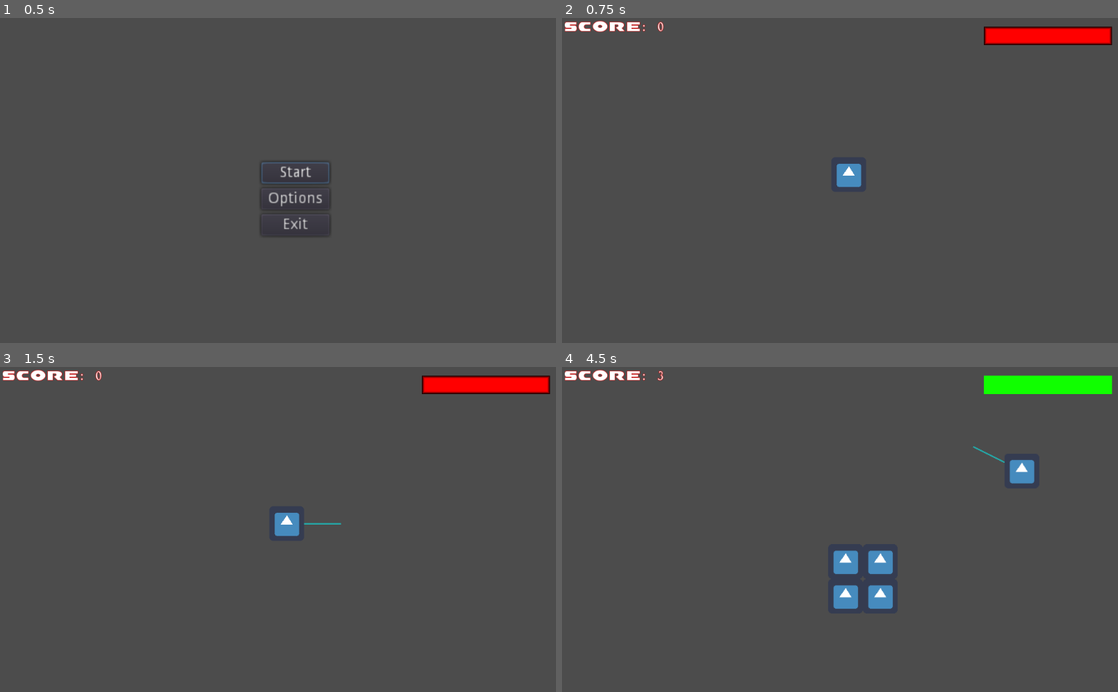
Above: before the commit, frames 1-4 (two rows, left to right).
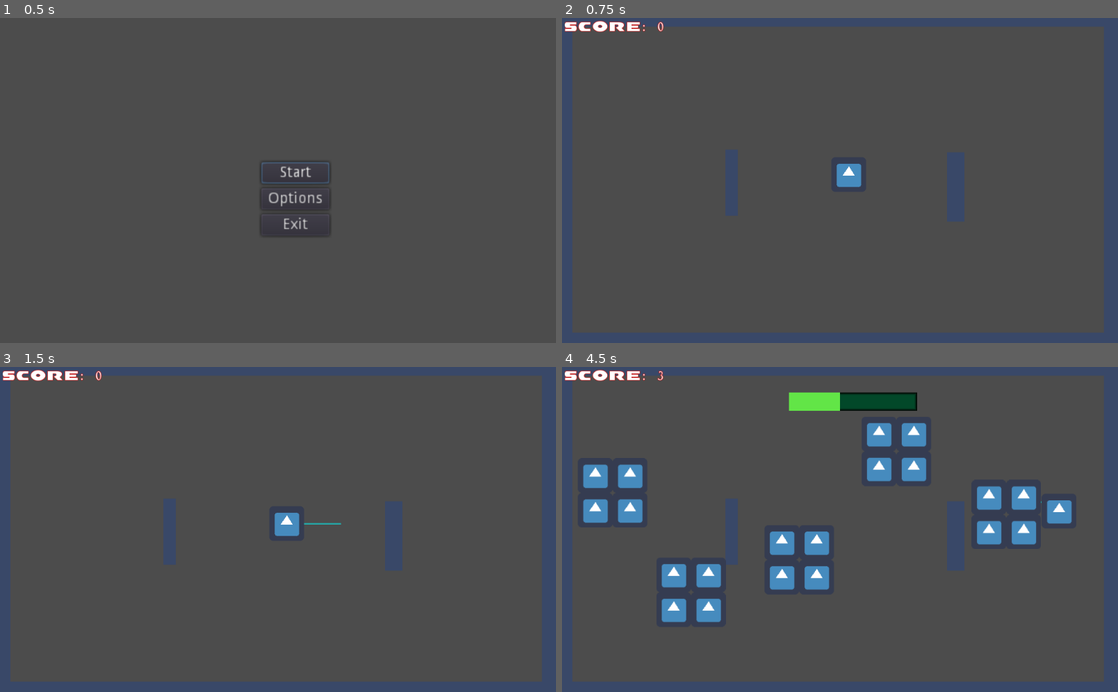
Above: after the commit, the same moments.

Repository: csweet22/FamilyFeud
Game: Godot game, scene res://Main_Menu.tscn
Same seed, same stepped clock (60 frames per second), same inputs: the game is played once before the commit and once after it. The engine's default icon, where the game draws it, is replaced by a stand-in: a white triangle on a blue panel in a dark square.
Inputs:
- Up to frame 1 (0.5 s): no input
- Up to frame 2 (0.75 s): click "Start" at 0.5 s
- Up to frame 3 (1.5 s): tap Enter at 1.25 s; hold D (move_right) from 1.28 s (still down); hold Space (dash) from 1.28 s (still down)
- Up to frame 4 (4.5 s): release D (move_right) at 2.03 s; release Space (dash) at 2.03 s; hold S (move_down) 2.03-2.78 s; tap 1 at 2.1 s; hold D (move_right) 2.78-3.53 s; hold 2 2.78-3.53 s; hold W (move_up) 3.53-4.28 s; tap 3 at 3.6 s; hold A (move_left) from 4.28 s (still down); hold 4 from 4.28 s (still down)

Frame 1 is identical in both runs. In frame 2, 12% of the frame differs, in the area x 0-100%, y 0-100%; in frame 3, 12%; in frame 4, 22%.

Commit message:
t

Diff:
--- a/GameManager.gd
+++ b/GameManager.gd
@@ -1,5 +1,9 @@
 extends Node
 
+onready var fg_col: StyleBoxFlat = $ProgressBar.get_stylebox("fg")
+onready var bg_col: StyleBoxFlat = $ProgressBar.get_stylebox("bg")
+
+var quads_alive = 0
 
 var s = 0
 var prog_time = 0
@@ -30,12 +34,19 @@
 
 func _quad_was_broken():
 	print("quad broken!")
+	quads_alive -= 1
 	Singleton.score += 600
-	$ProgressBar/ProgressTime.stop()
+	if quads_alive == 0:
+		$ProgressBar/ProgressTime.stop()
+		$ProgressBar.visible = false
+
 
 func _object_became_quad():
+	quads_alive += 1
+	$ProgressBar.visible = true
 	print("an obj has become quad!")
-	$ProgressBar/ProgressTime.start()
+	if $ProgressBar/ProgressTime.time_left == 0:
+		$ProgressBar/ProgressTime.start()
 
 
 func _on_ProgressTime_timeout():
--- a/GameManager.tscn
+++ b/GameManager.tscn
@@ -10,10 +10,10 @@
 font_data = ExtResource( 2 )
 
 [sub_resource type="StyleBoxFlat" id=3]
-bg_color = Color( 0.0666667, 1, 0, 1 )
+bg_color = Color( 0.388235, 0.901961, 0.282353, 1 )
 
 [sub_resource type="StyleBoxFlat" id=4]
-bg_color = Color( 1, 0, 0, 1 )
+bg_color = Color( 0.0117647, 0.286275, 0.164706, 1 )
 border_width_left = 5
 border_width_top = 5
 border_width_right = 5
@@ -35,10 +35,11 @@
 autostart = true
 
 [node name="ProgressBar" type="ProgressBar" parent="."]
-margin_left = 777.0
-margin_top = 16.0
-margin_right = 1013.0
-margin_bottom = 50.0
+visible = false
+margin_left = 418.0
+margin_top = 47.0
+margin_right = 654.0
+margin_bottom = 81.0
 custom_styles/fg = SubResource( 3 )
 custom_styles/bg = SubResource( 4 )
 percent_visible = false
--- /dev/null
+++ b/Main.gd
@@ -0,0 +1,36 @@
+extends Node2D
+
+
+# Declare member variables here. Examples:
+# var a = 2
+# var b = "text"
+
+export var properties = [Vector2.ZERO, Vector2.ZERO]
+var object = load("res://Object.tscn")
+
+func _get_property_list():
+	var properties = []
+	# Same as "export(int) var my_property"
+	properties.append({
+		name = "my_property",
+		type = TYPE_INT
+	})
+	return properties
+# Called when the node enters the scene tree for the first time.
+func _ready():
+	pass
+
+
+# Called every frame. 'delta' is the elapsed time since the previous frame.
+#func _process(delta):
+#	pass
+
+
+func _on_StartTimer_timeout():
+	for child in $SpawnPoints.get_children():
+		if child.is_in_group("SpawnPoint"):
+			print("trying to make one")
+			var obj = object.instance()
+			obj.call_deferred("set_single")
+			obj.position = child.position
+			add_child(obj)
--- a/Main.tscn
+++ b/Main.tscn
@@ -1,17 +1,14 @@
 [gd_scene load_steps=4 format=2]
 
-[ext_resource path="res://Object.tscn" type="PackedScene" id=1]
 [ext_resource path="res://Player.tscn" type="PackedScene" id=2]
 [ext_resource path="res://GameManager.tscn" type="PackedScene" id=3]
+[ext_resource path="res://Main.gd" type="Script" id=4]
 
 [node name="Root" type="Node2D"]
+script = ExtResource( 4 )
 __meta__ = {
 "_edit_vertical_guides_": [  ]
 }
-
-[node name="KinematicBody2D8" parent="." instance=ExtResource( 1 )]
-position = Vector2( 836, 472 )
-collision_mask = 6
 
 [node name="Player" parent="." instance=ExtResource( 2 )]
 position = Vector2( 528, 289 )
@@ -34,3 +31,79 @@
 polygon = PoolVector2Array( 320, 230, 317.861, 312.868, 316, 385, 348, 381, 355, 233 )
 
 [node name="GameManager" parent="." groups=["GameManager"] instance=ExtResource( 3 )]
+
+[node name="StartTimer" type="Timer" parent="."]
+one_shot = true
+autostart = true
+
+[node name="SpawnPoints" type="Node2D" parent="."]
+
+[node name="Spawn1" type="Node2D" parent="SpawnPoints" groups=["SpawnPoint"]]
+position = Vector2( 91, 79 )
+
+[node name="Spawn2" type="Node2D" parent="SpawnPoints" groups=["SpawnPoint"]]
+position = Vector2( 252, 85 )
+
+[node name="Spawn3" type="Node2D" parent="SpawnPoints" groups=["SpawnPoint"]]
+position = Vector2( 746, 85 )
+
+[node name="Spawn4" type="Node2D" parent="SpawnPoints" groups=["SpawnPoint"]]
+position = Vector2( 862, 102 )
+
+[node name="Spawn5" type="Node2D" parent="SpawnPoints" groups=["SpawnPoint"]]
+position = Vector2( 88, 497 )
+
+[node name="Spawn6" type="Node2D" parent="SpawnPoints" groups=["SpawnPoint"]]
+position = Vector2( 262, 496 )
+
+[node name="Spawn7" type="Node2D" parent="SpawnPoints" groups=["SpawnPoint"]]
+position = Vector2( 685, 512 )
+
+[node name="Spawn8" type="Node2D" parent="SpawnPoints" groups=["SpawnPoint"]]
+position = Vector2( 897, 476 )
+
+[node name="ColorRect" type="Node2D" parent="."]
+
+[node name="ColorRect" type="ColorRect" parent="ColorRect"]
+margin_left = -16.0
+margin_top = -27.0
+margin_right = 1096.0
+margin_bottom = 16.0
+color = Color( 0.227451, 0.286275, 0.411765, 1 )
+
+[node name="ColorRect3" type="ColorRect" parent="ColorRect"]
+margin_left = -291.0
+margin_top = 12.0
+margin_right = 19.0
+margin_bottom = 608.0
+color = Color( 0.227451, 0.286275, 0.411765, 1 )
+
+[node name="ColorRect4" type="ColorRect" parent="ColorRect"]
+margin_left = 998.0
+margin_top = 2.0
+margin_right = 1308.0
+margin_bottom = 598.0
+color = Color( 0.227451, 0.286275, 0.411765, 1 )
+
+[node name="ColorRect5" type="ColorRect" parent="ColorRect"]
+margin_left = 709.0
+margin_top = 248.0
+margin_right = 741.0
+margin_bottom = 376.0
+color = Color( 0.227451, 0.286275, 0.411765, 1 )
+
+[node name="ColorRect6" type="ColorRect" parent="ColorRect"]
+margin_left = 301.0
+margin_top = 243.0
+margin_right = 324.0
+margin_bottom = 365.0
+color = Color( 0.227451, 0.286275, 0.411765, 1 )
+
+[node name="ColorRect2" type="ColorRect" parent="ColorRect"]
+margin_left = -39.0
+margin_top = 581.0
+margin_right = 1073.0
+margin_bottom = 624.0
+color = Color( 0.227451, 0.286275, 0.411765, 1 )
+
+[connection signal="timeout" from="StartTimer" to="." method="_on_StartTimer_timeout"]
Not shown, added: export_presets.cfg
